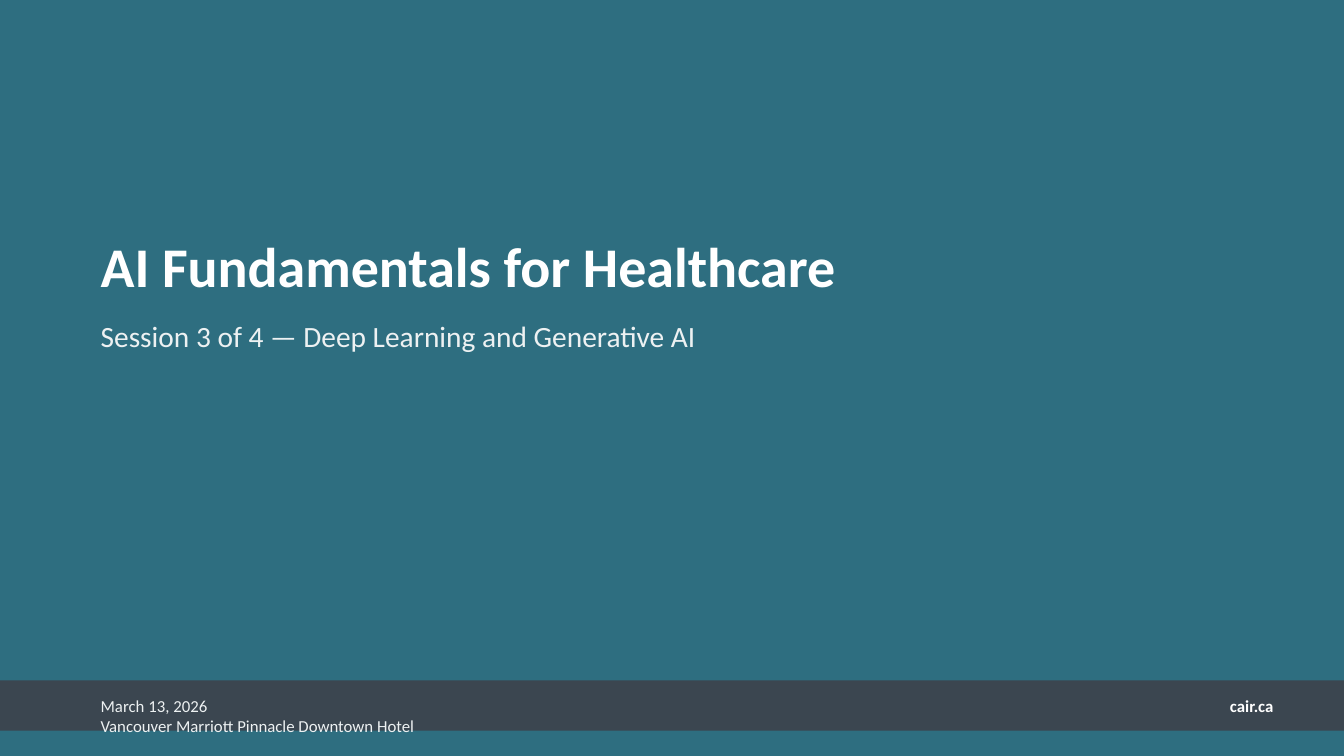
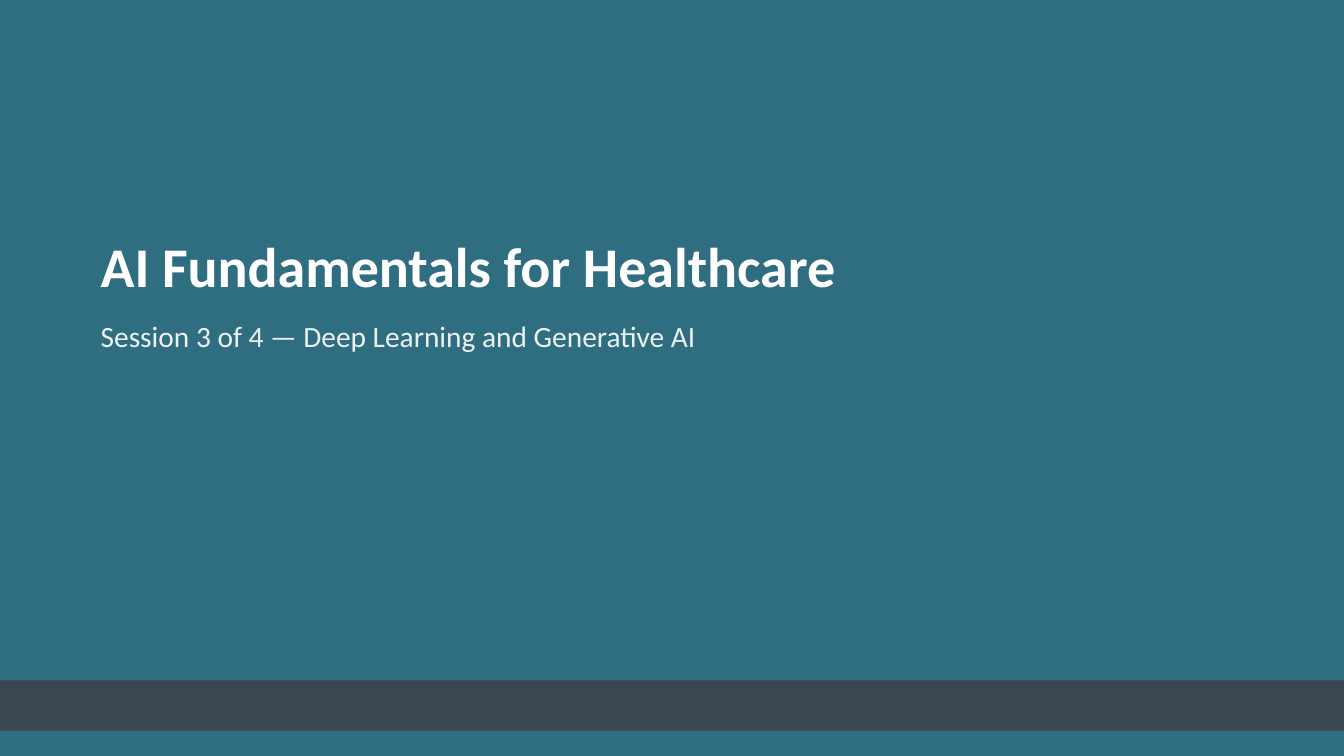
Before and after one commit to rgiffen/ai-fundamentals-healthcare, a slide deck: slide 1 of slides/AI Fundamentals for Healthcare - Session 3 - Deep Learning and Generative AI.pptx. Drawn at 1344x756 pixels with LibreOffice and Linux fonts; fonts in the diff are those of the drawing. Boxes give left, top, right and bottom in pixels: in the first picture for what was removed or moved away, otherwise in the second. Text is boxed around its words. In the diff, an @@ line names an element or a change of style, - is before the commit and + after.

```diff
--- a/slides/AI Fundamentals for Healthcare - Session 3 - Deep Learning and Generative AI.pptx
+++ b/slides/AI Fundamentals for Healthcare - Session 3 - Deep Learning and Generative AI.pptx
@@ text removed at (101,700,414,732) @@
-March 13, 2026
-Vancouver Marriott Pinnacle Downtown Hotel
@@ text removed at (1230,700,1273,712) @@
-cair.ca
```
Also in this commit, not shown: 2 other slides changed, 1 slide removed, 5 other files.
